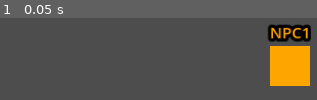
Above: before the commit, frame 1.
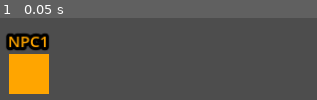
Above: after the commit, the same moment.

Repository: NIK-98/Paint_The_Ground
Game: Godot game, scene res://sceens/npc.tscn
The game is run twice, just before and just after one commit, with the same random seed, the same clock (stepped at 60 frames per second) and the same inputs. This scene is started directly instead of the project's main scene.
Inputs:
- Up to frame 1 (0.05 s): no input

The runs differ from the first frame. In frame 1, 18% of the frame differs, in the area x 1-99%, y 7-93%.
Error in both runs: Cannot call method 'get_node' on a null value. (res://scripts/npc.gd:3)

Commit message:
problem bei dem Spieler außerhalp der map spawnen gefixt (letzter ćommit war zu früh)

Diff:
--- a/scripts/level.gd
+++ b/scripts/level.gd
@@ -187,7 +187,6 @@
 	update_player_list(id, true)
 	var player = player_sceen.instantiate()
 	player.name = str(id)
-	player.position = Vector2(randf_range(player.player_spawn_grenze,Global.Spielfeld_Size.x-player.player_spawn_grenze-player.get_node("Color").size.x),randi_range(player.player_spawn_grenze,Global.Spielfeld_Size.y-player.player_spawn_grenze-player.get_node("Color").size.y))
 	get_node("Players").add_child(player, true)
 	add_score(id, false)
 	add_power_icons(id, false)
--- a/scripts/loby.gd
+++ b/scripts/loby.gd
@@ -185,7 +185,7 @@
 			get_parent().spawn_npc()
 		if multiplayer.is_server() or OS.has_feature("dedicated_server"):
 			await get_tree().create_timer(0.1).timeout
-			map_set.rpc(Global.feld_size_mul)
+			map_set.rpc()
 
 
 func _on_random_pressed():
@@ -356,5 +356,5 @@
 
 
 @rpc("any_peer","call_local")
-func map_set(faktor):
-	Global.Spielfeld_Size = Global.Standard_Spielfeld_Size*faktor
+func map_set():
+	Global.Spielfeld_Size = Global.Standard_Spielfeld_Size*Global.feld_size_mul
--- a/scripts/npc.gd
+++ b/scripts/npc.gd
@@ -35,13 +35,13 @@
 		if i.is_in_group("npc"):
 			i.get_node("Name").text = str("NPC",npc_count)
 			npc_count += 1
-	position = Vector2(randi_range(npc_spawn_grenze,Global.Spielfeld_Size.x-npc_spawn_grenze-$Color.size.x),randi_range(npc_spawn_grenze,Global.Spielfeld_Size.y-npc_spawn_grenze-$Color.size.y))
 
 
 func _physics_process(delta):
 	if not loaded:
 		loaded = true
 		set_random_direction()
+		position = Vector2(randi_range(npc_spawn_grenze,Global.Spielfeld_Size.x-npc_spawn_grenze-$Color.size.x),randi_range(npc_spawn_grenze,Global.Spielfeld_Size.y-npc_spawn_grenze-$Color.size.y))
 		score_counter()
 
 	if level.get_node("CanvasLayer/Time").visible:
--- a/scripts/player.gd
+++ b/scripts/player.gd
@@ -46,10 +46,12 @@
 	color_change()
 
 
+
 func _physics_process(_delta):
 	if not loaded:
 		loaded = true
 		sync_hide_win_los_meldung.rpc(name.to_int())
+		position = Vector2(randi_range(player_spawn_grenze,Global.Spielfeld_Size.x-player_spawn_grenze-$Color.size.x),randi_range(player_spawn_grenze,Global.Spielfeld_Size.y-player_spawn_grenze-$Color.size.y))
 		score_counter()
 
 
